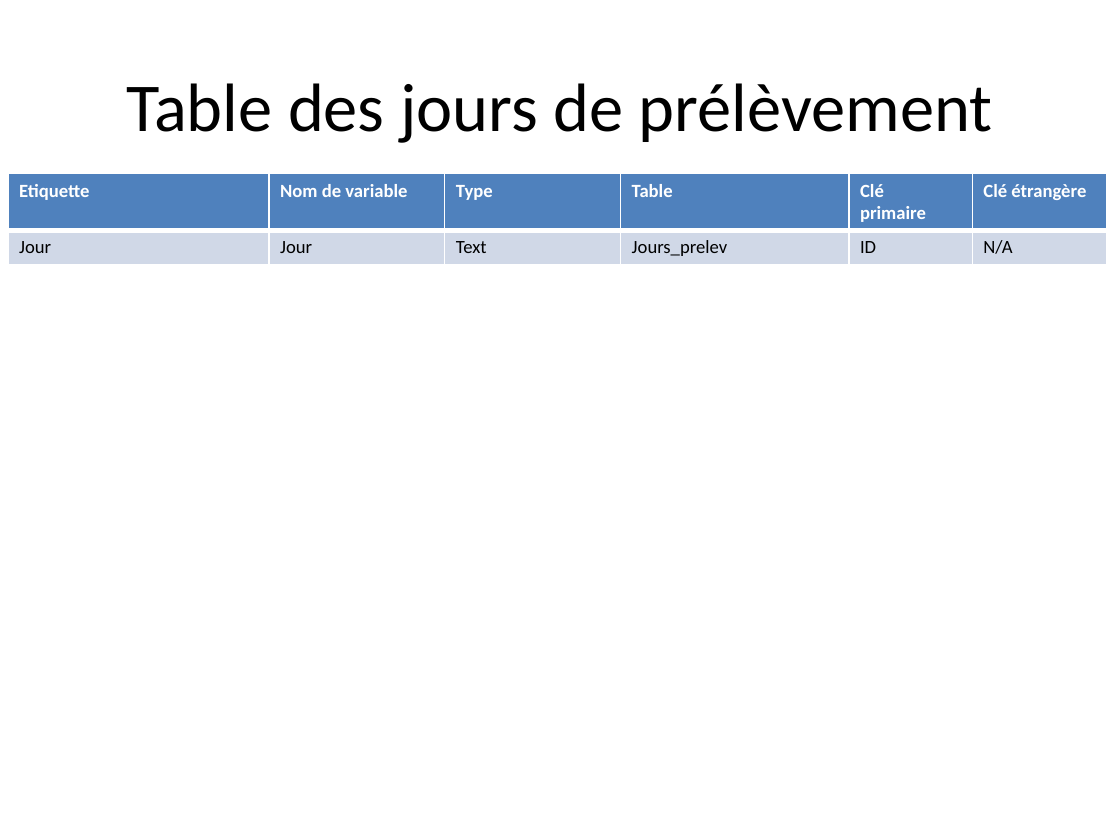
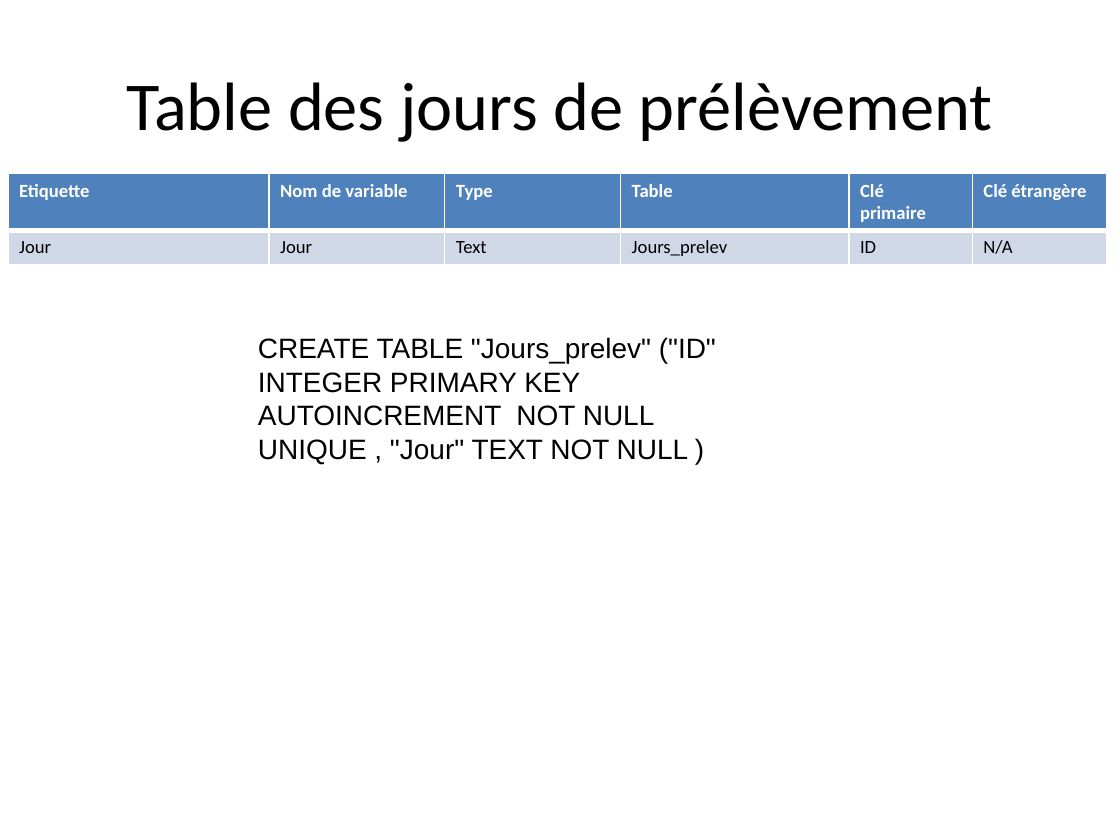
Before and after one commit to liavtavo/controle_microbio, a slide deck: slide 10 of php.pptx. Drawn at 1120x840 pixels with LibreOffice and Linux fonts; fonts in the diff are those of the drawing. Boxes give left, top, right and bottom in pixels: in the first picture for what was removed or moved away, otherwise in the second. Text is boxed around its words. In the diff, an @@ line names an element or a change of style, - is before the commit and + after.

```diff
--- a/php.pptx
+++ b/php.pptx
@@ text added at box(258, 337, 716, 464), 18 pt, text #000000 @@
+CREATE TABLE "Jours_prelev" ("ID" INTEGER PRIMARY KEY AUTOINCREMENT NOT NULL UNIQUE , "Jour" TEXT NOT NULL )
```
Also in this commit, not shown: 13 other slides changed, 1 other file.
